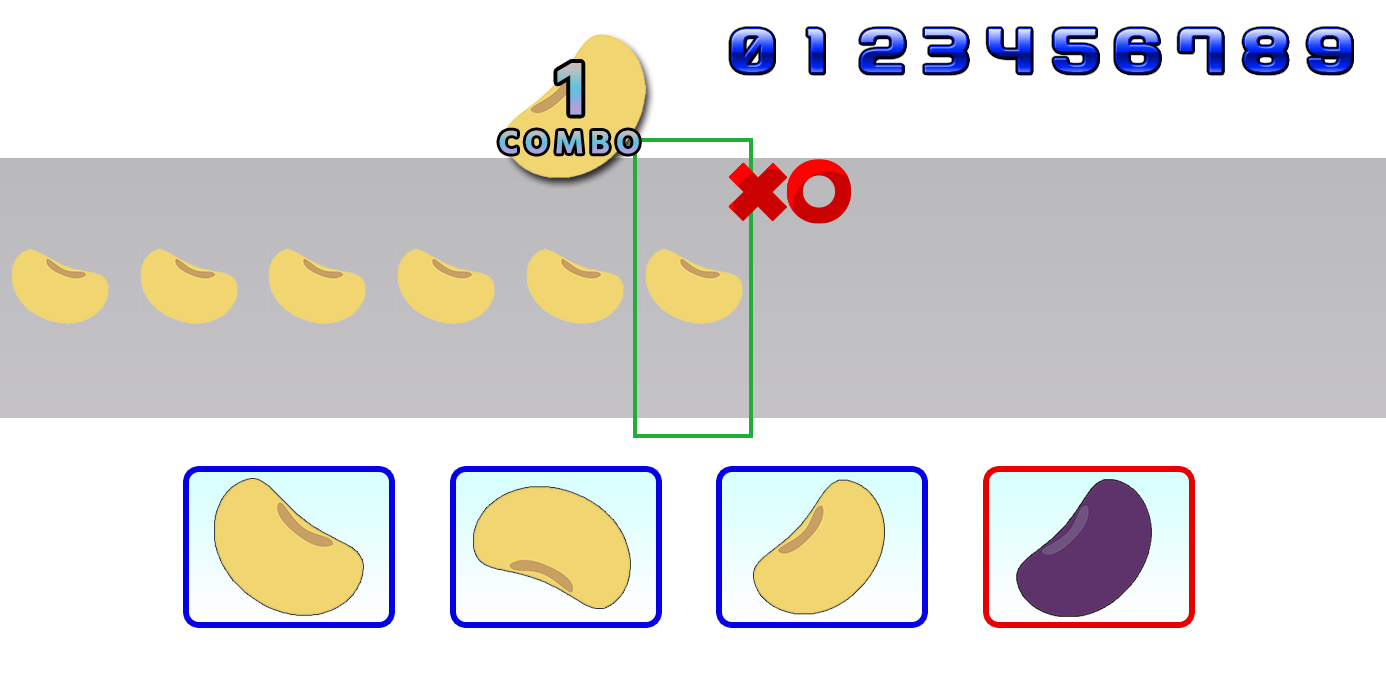
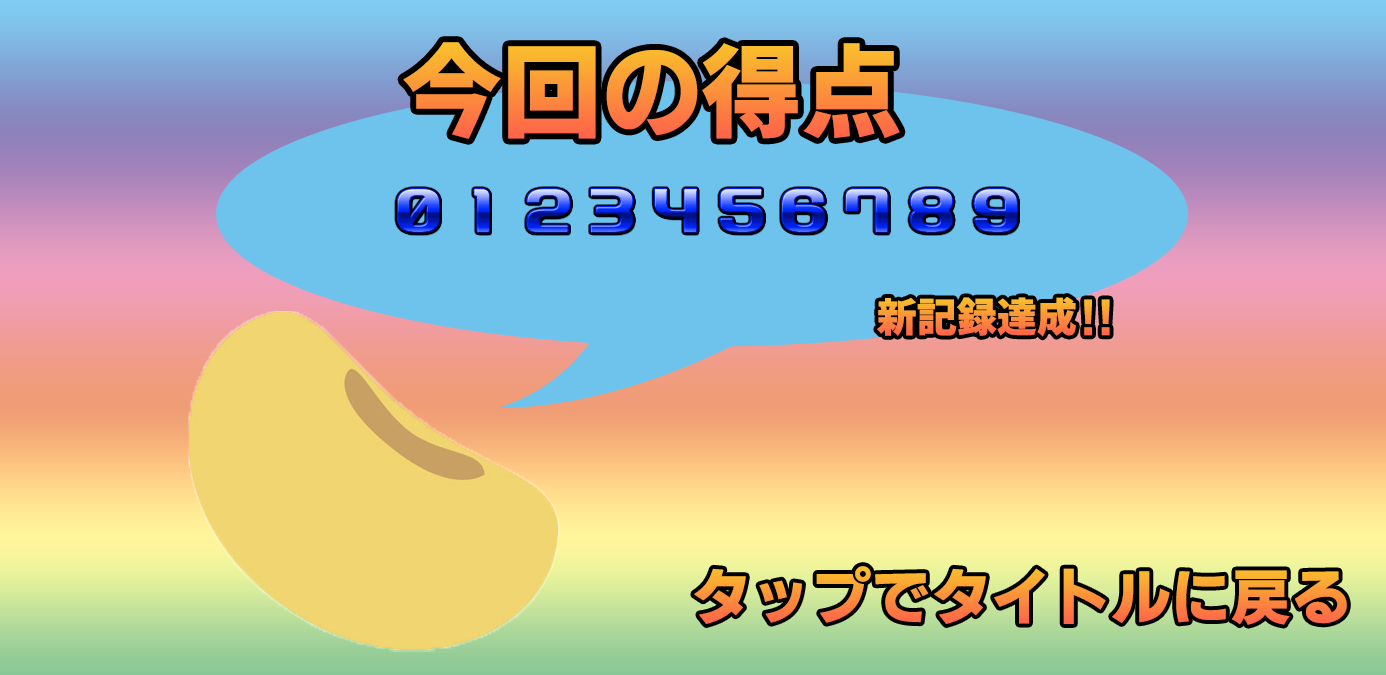
Revision of a layered 1386×675 image; what changed, layer by layer:
showed group "result" (9 layers) over (0, 0, 1386, 675)
added layer "新記録達成！！" in group "result" over (877, 297, 1110, 337)
renamed "あなたの得点は" to "今回の得点", painted on it over (348, 42, 1038, 139)
added layer "レインボー" in group "result" over (0, 0, 1386, 675)
hid group "game" (37 layers) over (0, 0, 1386, 675)
